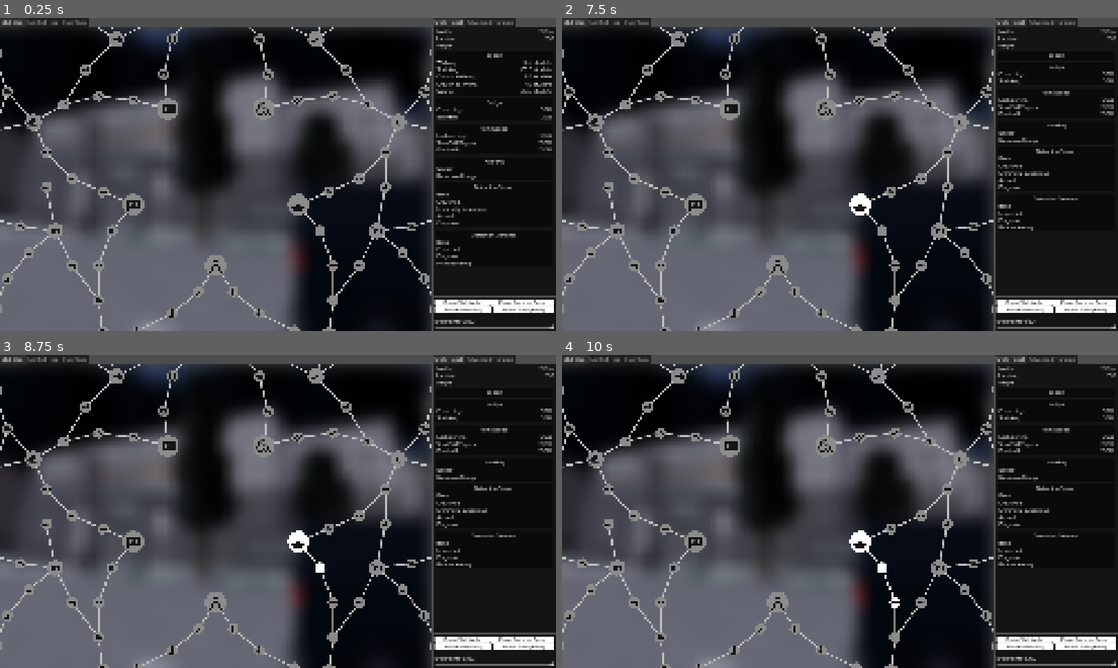
Above: before the commit, frames 1-4 (two rows, left to right).
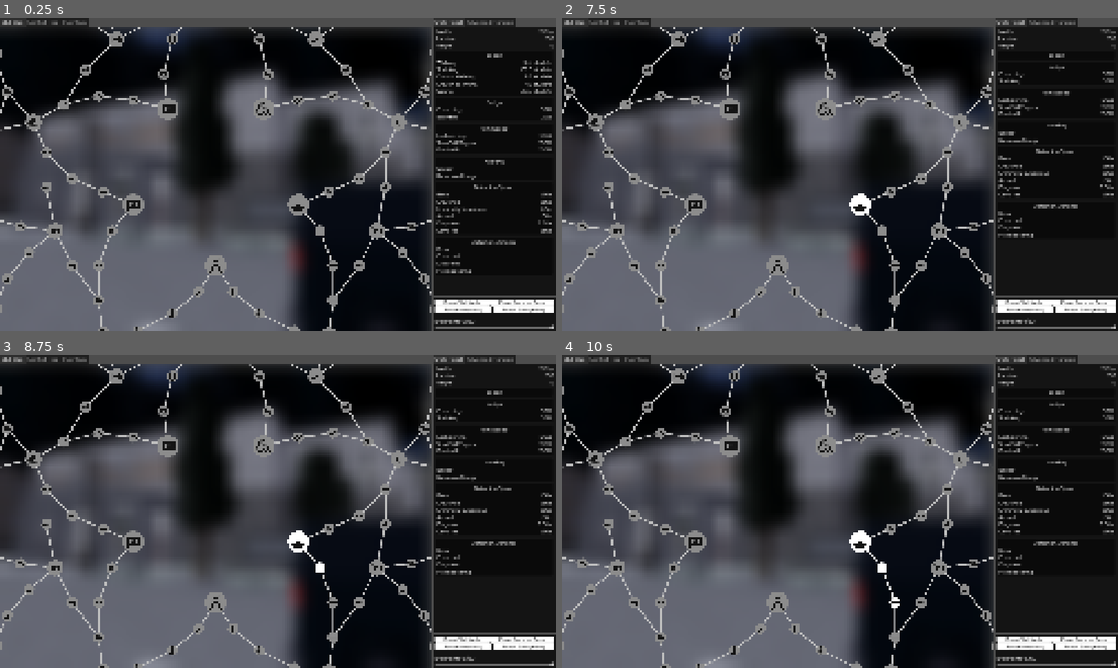
Above: after the commit, the same moments.

Repository: scattered-nightshade/epfc-builder-godot
Game: Godot game, scene res://app/main.tscn
The game is run twice, just before and just after one commit, with the same random seed, the same clock (stepped at 60 frames per second) and the same inputs. The engine's default icon, where the game draws it, is replaced by a stand-in: a white triangle on a blue panel in a dark square.
Inputs (mouse positions are in pixels of both pictures, inside the frame that each line leads up to):
- Up to frame 1 (0.25 s): no input
- Up to frame 2 (7.5 s): click (645, 71) at 0.5 s; click (662, 96) at 1.25 s; click (695, 99) at 2 s; click (623, 105) at 2.75 s; click (584, 227) at 3.5 s; click (595, 121) at 4.25 s; click (862, 205) at 5 s; click (617, 230) at 5.75 s; click (678, 39) at 6.5 s; click (1023, 52) at 7.25 s
- Up to frame 3 (8.75 s): click (322, 567) at 8 s
- Up to frame 4 (10 s): click (895, 602) at 8.75 s; click (923, 602) at 9.5 s

The runs differ from the first frame. In frame 1, 0.6% of the frame differs, in the area x 78-100%, y 8-82%; in frame 2, 0.5%; in frame 3, 0.5%; in frame 4, 0.5%.

Commit message:
Added detection times

Diff:
--- a/epfc-builder/app/stats_panel/stats_panel.gd
+++ b/epfc-builder/app/stats_panel/stats_panel.gd
@@ -3,23 +3,30 @@
 @onready var health_value: Label = %HealthValue
 @onready var stamina_value: Label = %StaminaValue
 @onready var weight_value: Label = %WeightValue
+
 @onready var walking_value: Label = %WalkingValue
 @onready var sprinting_value: Label = %SprintingValue
 @onready var crouch_walking_value: Label = %CrouchWalkingValue
 @onready var crouch_sprinting_value: Label = %CrouchSprintingValue
 @onready var sliding_value: Label = %SlidingValue
+
 @onready var dodge_crouching_value: Label = %DodgeCrouchingValue
 @onready var dodge_sprinting_value: Label = %DodgeSprintingValue
 @onready var item_lockpicking_value: Label = %ItemLockpickingValue
+
 @onready var item_af_value: Label = %ItemAFValue
 @onready var item_rewire_kit_value: Label = %ItemRewireKitValue
+
 @onready var hacking_speed_value: Label = %HackingSpeedValue
 @onready var hacking_resource_usage_value: Label = %HackingResourceUsageValue
-@onready var detection_base_value: Label = %DetectionBaseValue
-@onready var detection_crouched_value: Label = %DetectionCrouchedValue
-@onready var detection_criminally_suspicious_value: Label = %DetectionCriminallySuspiciousValue
-@onready var detection_armed_value: Label = %DetectionArmedValue
-@onready var detection_disguised_value: Label = %DetectionDisguisedValue
+
+@onready var detection_speed_base_value: Label = %DetectionBaseValue
+@onready var detection_speed_crouched_value: Label = %DetectionCrouchedValue
+@onready var detection_speed_criminally_suspicious_value: Label = %DetectionCriminallySuspiciousValue
+@onready var detection_speed_armed_value: Label = %DetectionArmedValue
+@onready var detection_speed_disguised_value: Label = %DetectionDisguisedValue
+@onready var detection_speed_cameras_value: Label = %DetectionCamerasValue
+
 @onready var detection_distance_base_value: Label = %DetectionDistanceBaseValue
 @onready var detection_distance_crouched_value: Label = %DetectionDistanceCrouchedValue
 @onready var detection_distance_disguised_value: Label = %DetectionDistanceDisguisedValue
@@ -33,7 +40,7 @@
 func populate() -> void:
 	health_value.text = "%dhp" % BuildCalculator.get_health()
 	stamina_value.text = "%d" % BuildCalculator.get_stamina()
-	weight_value.text = ""
+	weight_value.text = "0"
 
 	walking_value.text = "%.1f studs/s" % BuildCalculator.get_walking_speed()
 	sprinting_value.text = "%.1f studs/s" % BuildCalculator.get_sprinting_speed()
@@ -52,11 +59,13 @@
 	hacking_speed_value.text = ""
 	hacking_resource_usage_value.text = ""
 
-	detection_base_value.text = ""
-	detection_crouched_value.text = ""
-	detection_criminally_suspicious_value.text = ""
-	detection_armed_value.text = ""
-	detection_disguised_value.text = ""
+	detection_speed_base_value.text = "%.2fs" % BuildCalculator.get_base_detection_time()
+	detection_speed_crouched_value.text = "%.2fs" % BuildCalculator.get_crouched_detection_time()
+	detection_speed_criminally_suspicious_value.text = "%.2fs" % BuildCalculator.get_criminally_suspicious_detection_time()
+	detection_speed_armed_value.text = "%.2fs" % BuildCalculator.get_armed_detection_time()
+	detection_speed_disguised_value.text = "%.2fs" % BuildCalculator.get_disguised_detection_time()
+	detection_speed_cameras_value.text = "%.2fs" % BuildCalculator.get_camera_detection_time()
+
 	detection_distance_base_value.text = ""
 	detection_distance_crouched_value.text = ""
 	detection_distance_disguised_value.text = ""
--- a/epfc-builder/app/stats_panel/stats_panel.tscn
+++ b/epfc-builder/app/stats_panel/stats_panel.tscn
@@ -469,6 +469,18 @@
 text = "0s"
 horizontal_alignment = 2
 
+[node name="DetectionCamerasTitle" type="Label" parent="ScrollRect/VBoxContainer/DetectionSpeedTable/PanelContainer/MarginContainer/VBoxContainer/GridContainer" unique_id=850084238]
+layout_mode = 2
+size_flags_horizontal = 3
+text = "Cameras"
+
+[node name="DetectionCamerasValue" type="Label" parent="ScrollRect/VBoxContainer/DetectionSpeedTable/PanelContainer/MarginContainer/VBoxContainer/GridContainer" unique_id=1747978588]
+unique_name_in_owner = true
+layout_mode = 2
+size_flags_horizontal = 3
+text = "0s"
+horizontal_alignment = 2
+
 [node name="DetectionRangeTable" type="MarginContainer" parent="ScrollRect/VBoxContainer" unique_id=1515711732]
 layout_mode = 2
 theme_override_constants/margin_left = 5
--- a/epfc-builder/autoloads/build_calculator.gd
+++ b/epfc-builder/autoloads/build_calculator.gd
@@ -71,11 +71,16 @@
 #region Detection
 const BASE_DETECTION_TIME: float = 1.56
 
+const BASE_DETECTION_MULT_CRIMINALLY_SUSPICIOUS: float = 1.25
+const BASE_DETECTION_MULT_ARMED: float = 1.5
+const BASE_DETECTION_MULT_DISGUISED: float = 0.55
+
 const BASE_DETECTION_RANGE: float = 50
 const BASE_DETECTION_RANGE_DISGUISED: float = 22.5
 const BASE_DETECTION_RANGE_PICKPOCKETING: float = 20
 const BASE_DETECTION_RANGE_PICKPOCKETING_3: float = 10
 const BASE_DETECTION_RANGE_ENFORCER_PICKPOCKETING: float = 50
+
 #endregion
 
 const BASE_LOCKPICKING_SPEED: float = 100
@@ -89,6 +94,10 @@
 const AGILITY_1_CROUCH_WALK_SPEED: float = 10.5
 
 const CONDITIONING_STAMINA_INCREASE: int = 6
+
+const FAST_HANDS_LOCKPICKING_SPEED_INCREASE: float = 5
+const APPLIED_FORCE_SPEED_INCREASE: float = 5
+const TECHNICAL_EXPERT_REWIRE_SPEED_INCREASE: float = 5
 
 const HARD_TARGET_DODGE_VALUE: float = 0.20
 const LOW_PROFILE_DODGE_INCREASE: float = 0.03
@@ -119,6 +128,11 @@
 const DETECTION_RANGE_BAG_MULT: float = 1.20
 const DETECTION_RANGE_SATCHEL_MULT: float = 1.10
 const DETECTION_RANGE_INCONSPICUOUS_2_MULT: float = 0.88
+
+const LOW_PROFILE_DETECTION_REDUCTION: float = 0.04
+const DISCRETION_DETECTION_REDUCTION: float = 0.05
+const MASQUERADE_DETECTION_REDUCTION: float = 0.03
+const SIGNAL_DISRUPTION_DETECTION_REDUCTION: float = 0.04
 #endregion
 
 #endregion
@@ -189,17 +203,6 @@
 
 	return BASE_SPEED_SLIDING * get_encumbrance_speed_mult()
 
-#These are set to 5 instead of 0.05 because of the loss of precision surrounding floats
-func get_lockpicking_speed() -> float:
-	return BASE_LOCKPICKING_SPEED + Build.count_group(SKILL_FAST_HANDS) * 5
-
-func get_af_speed() -> float:
-	return BASE_LOCKPICKING_SPEED + Build.count_group(SKILL_APPLIED_FORCE) * 5
-
-func get_rewire_speed() -> float:
-	return BASE_LOCKPICKING_SPEED + Build.count_group(SKILL_TECHNICAL_EXPERT) * 5
-
-
 func get_dodge_crouching() -> float:
 	var lp_dodge: float = Build.count_group(SKILL_LOW_PROFILE) * 0.03
 	var ht_dodge: float = 0.0
@@ -214,3 +217,31 @@
 		return 0.20
 
 	return 0.0
+
+#These are set to 5 instead of 0.05 because of the loss of precision surrounding floats
+func get_lockpicking_speed() -> float:
+	return BASE_LOCKPICKING_SPEED + (Build.count_group(SKILL_FAST_HANDS) * FAST_HANDS_LOCKPICKING_SPEED_INCREASE)
+
+func get_af_speed() -> float:
+	return BASE_LOCKPICKING_SPEED + (Build.count_group(SKILL_APPLIED_FORCE) * APPLIED_FORCE_SPEED_INCREASE)
+
+func get_rewire_speed() -> float:
+	return BASE_LOCKPICKING_SPEED + (Build.count_group(SKILL_TECHNICAL_EXPERT) * TECHNICAL_EXPERT_REWIRE_SPEED_INCREASE)
+
+func get_base_detection_time() -> float:
+	return BASE_DETECTION_TIME
+
+func get_crouched_detection_time() -> float:
+	return get_base_detection_time() / (1 - (Build.count_group(SKILL_LOW_PROFILE) * LOW_PROFILE_DETECTION_REDUCTION))
+
+func get_criminally_suspicious_detection_time() -> float:
+	return get_base_detection_time() / (BASE_DETECTION_MULT_CRIMINALLY_SUSPICIOUS * (1 - (Build.count_group(SKILL_DISCRETION) * DISCRETION_DETECTION_REDUCTION)))
+
+func get_armed_detection_time() -> float:
+	return get_base_detection_time() / BASE_DETECTION_MULT_ARMED
+
+func get_disguised_detection_time() -> float:
+	return get_base_detection_time() / (BASE_DETECTION_MULT_DISGUISED * (1 - (Build.count_group(SKILL_MASQUERADE) * MASQUERADE_DETECTION_REDUCTION)))
+
+func get_camera_detection_time() -> float:
+	return get_base_detection_time() / (1 - (Build.count_group(SKILL_SIGNAL_DISRUPTION) * SIGNAL_DISRUPTION_DETECTION_REDUCTION))
